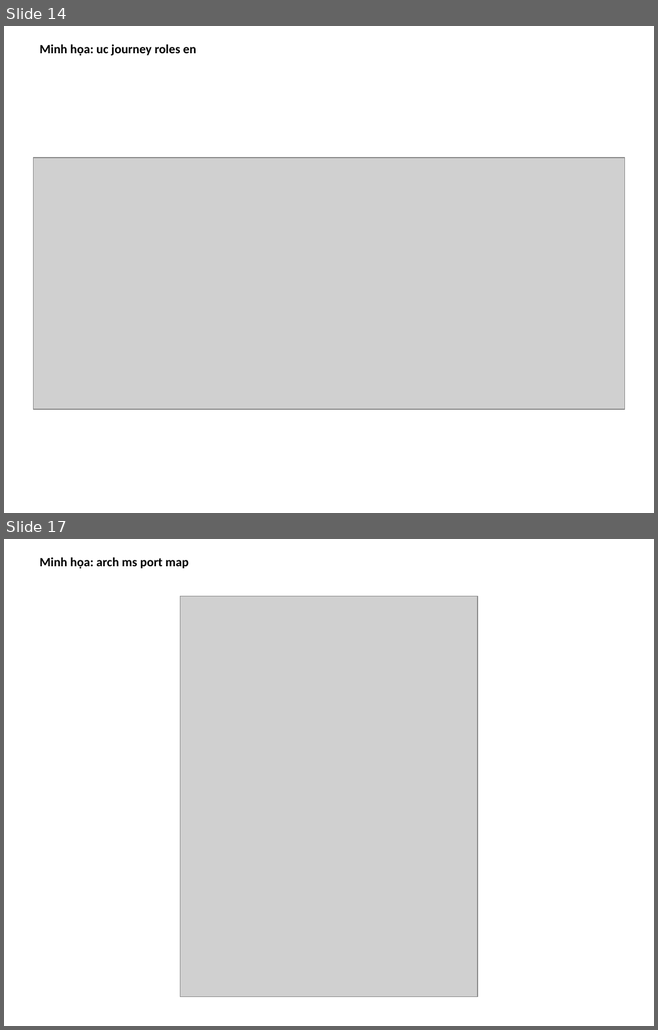
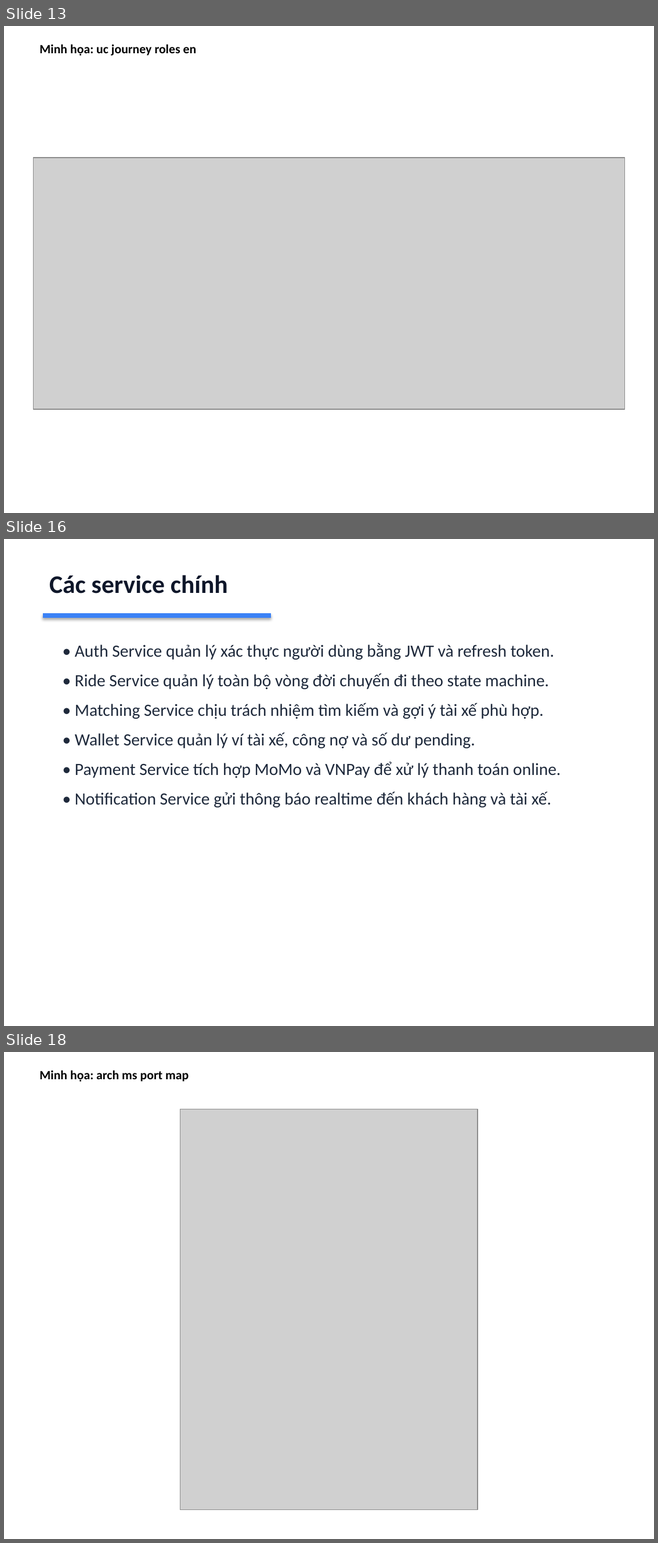
Before and after one commit to foxxiee04/Cab-Booking-System-Project, a slide deck: docs/Thesis-FoxGo-BaoCao.pptx. Shown one above the other, each under a label of ours: slides 14 and 17 before the commit, slides 13, 16 and 18 after it; the slides between them are not shown. The pictures are 658x1030 and 658x1543 pixels, drawn with LibreOffice and Linux fonts; fonts in the diff are those of the drawing; grey boxes stand for pictures. Boxes give left, top, right and bottom in pixels: in the first picture for what was removed or moved away, otherwise in the second. Text is boxed around its words. In the diff, an @@ line names an element or a change of style, - is before the commit and + after.

```diff
--- a/docs/Thesis-FoxGo-BaoCao.pptx
+++ b/docs/Thesis-FoxGo-BaoCao.pptx
@@ slide 16 added at (x1=4, y1=539, x2=654, y2=1026), background #FFFFFF @@
@@ text added at (x1=49, y1=575, x2=228, y2=594), 28 pt, text #0F172A, bold @@
+Các service chính
@@ rectangle added at (x1=43, y1=614, x2=270, y2=618), fill #3B82F6, outline #3B82F6 0.75 pt @@
@@ text added at (x1=75, y1=643, x2=560, y2=808), 19 pt, text #1E293B @@
+• Auth Service quản lý xác thực người dùng bằng JWT và refresh token.
+• Ride Service quản lý toàn bộ vòng đời chuyến đi theo state machine.
+• Matching Service chịu trách nhiệm tìm kiếm và gợi ý tài xế phù hợp.
+• Wallet Service quản lý ví tài xế, công nợ và số dư pending.
+• Payment Service tích hợp MoMo và VNPay để xử lý thanh toán online.
+• Notification Service gửi thông báo realtime đến khách hàng và tài xế.
@@ what was slide 14 is now slide 13 @@
@@ what was slide 17 is now slide 18 @@
```
Also in this commit, not shown: 1 slide changed, 10 other slides added, 8 slides removed, 1 other file.
